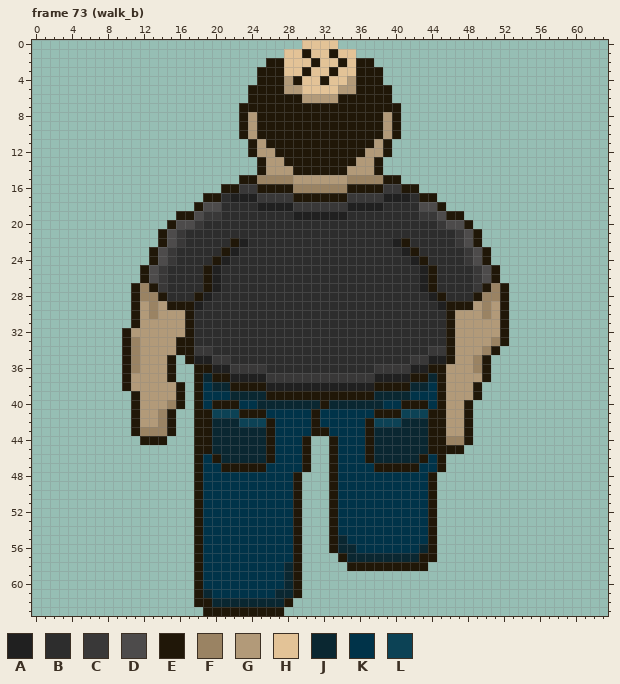
Edited in one commit: pixel-art file (godot/Projeto 1 -/arquivos/aseprite/Carlao/carlao - Copia.aseprite). Above: the version before the commit.
64x64 pixels, 112 frames. Colours within 5 levels of each other are drawn and written as one. Shown: frame 73 (walk_b). The commit also changed other frames, which this record leaves out.
Palette (. is transparent): A #202020  B #2d2d2d  C #393838  D #4d4b4b  E #201708  F #9a8363  G #b29a79  H #e3c397  J #0a2731  K #003349  L #0c4255
Pixels before, frame 73 (walk_b) (only the part around the change), first column x 7:
41 ....EGGFE..EELLLEEEKKKKKEKKKKKKEEELLLEEGGE........
42 ....EGGFE..EEJJJLLLEKKKKEKKKKKELLLJJJEEGGE........
43 ....EFFFE..EEJJJJJJEKKKKEEKKKKEJJJJJJEEGGE........
44 .....EEE...EEJJJJJJEKKKE..EKKKEJJJJJJEEFFE........
45 ...........EEJJJJJJEKKKE..EKKKEJJJJJJEEEE.........
46 ...........EKEJJJJJEKKKE..EKKKEJJJJJEKE...........
47 ...........EKKEEEEEKKKKE..EKKKKEEEEEKKE...........
48 ...........EKKKKKKKKKKE...EKKKKKKKKKKE............
49 ...........EKKKKKKKKKKE...EKKKKKKKKKKE............
50 ...........EKKKKKKKKKKE...EKKKKKKKKKKE............
51 ...........EKKKKKKKKKKE...EKKKKKKKKKKE............
52 ...........EKKKKKKKKKKE...EKKKKKKKKKKE............
53 ...........EKKKKKKKKKKE...EKKKKKKKKKKE............
54 ...........EKKKKKKKKKKE...EKKKKKKKKKKE............
55 ...........EKKKKKKKKKKE...EJKKKKKKKKKE............
56 ...........EKKKKKKKKKKE...EJJKKKKKKKJE............
57 ...........EKKKKKKKKKKE....EJJJJJJJJEE............
58 ...........EKKKKKKKKKJE.....EEEEEEEEE.............
59 ...........EKKKKKKKKKJE...........................
60 ...........EKKKKKKKKKJE...........................
61 ...........EJKKKKKKKJJE...........................
62 ...........EEJJJJJJJJE............................
63 ............EEEEEEEEE.............................
And afterwards:
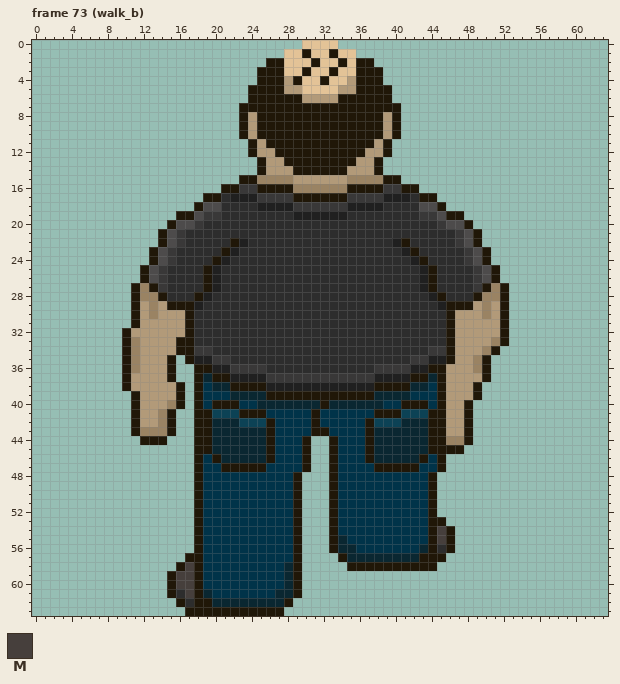
Colours new in this view: M #463f3c
Diff:
layer "feet Copy" added
Frame 73 (walk_b), layer "feet Copy":
y 53: x 45 . -> E
y 54..55: x 45..46 .. -> ME
y 56: x 45..46 .. -> BE
y 57: x 17 . -> E; x 45 . -> E
y 58: x 16..17 .. -> EM; x 44 . -> E
y 59..60: x 15..17 ... -> EMM
y 61: x 15..17 ... -> EBM
y 62: x 16..17 .. -> EB
y 63: x 17..18 .. -> EE
Changed places in both pictures, as pixel boxes (x1, y1, x2, y2):
added: (428, 517, 455, 571)
added: (167, 553, 203, 616)
